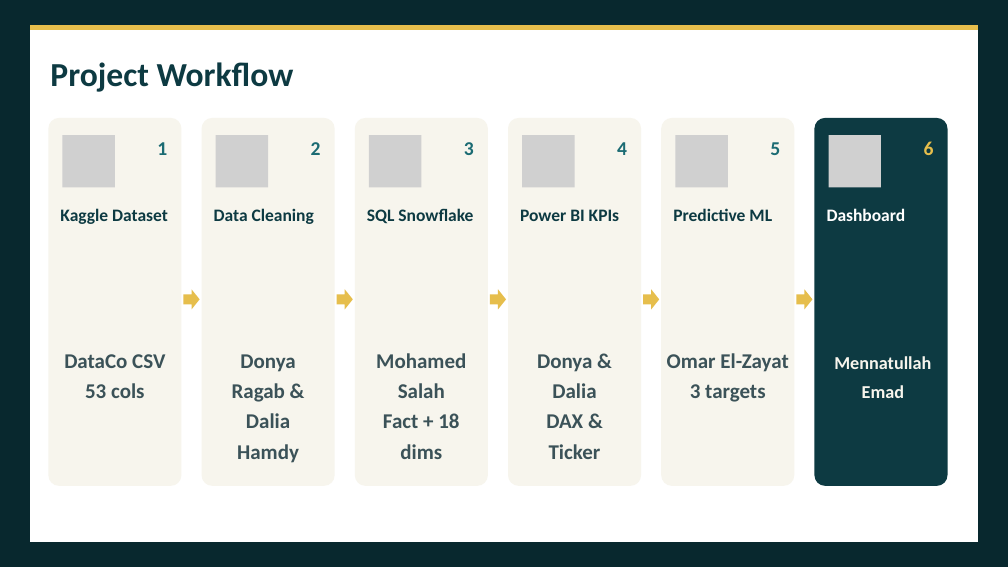
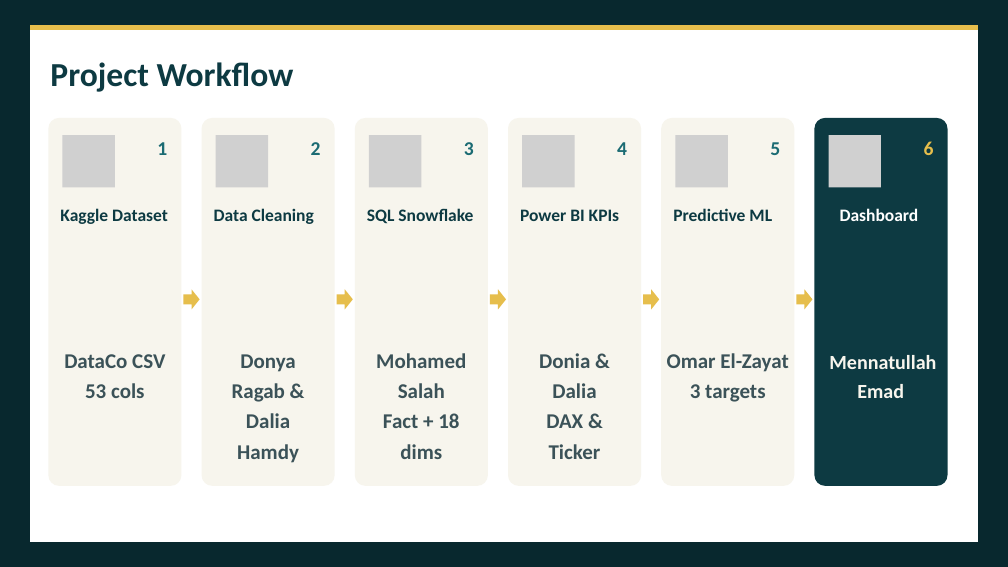
Before and after one commit to Team5-Depi/Supply-Chain-Dataset-Analysis-Final_Project, a slide deck: slide 6 of Presentation/Supply_Chain_Dataset_Analysis_Presentation.pptx. Drawn at 1008x567 pixels with LibreOffice and Linux fonts; fonts in the diff are those of the drawing; grey boxes stand for pictures. Boxes give left, top, right and bottom in pixels: in the first picture for what was removed or moved away, otherwise in the second. Text is boxed around its words. In the diff, an @@ line names an element or a change of style, - is before the commit and + after.

```diff
--- a/Presentation/Supply_Chain_Dataset_Analysis_Presentation.pptx
+++ b/Presentation/Supply_Chain_Dataset_Analysis_Presentation.pptx
@@ text "Dashboard" at (x1=840, y1=208, x2=919, y2=221): alignment left to centre @@
@@ text at (x1=539, y1=353, x2=596, y2=398): text changed @@
-Donya & Dalia
+Donia & Dalia
@@ text "Mennatullah Emad" at (x1=829, y1=355, x2=936, y2=398): size 26 to 28.7 pt @@
```
Also in this commit, not shown: 5 other slides changed.
